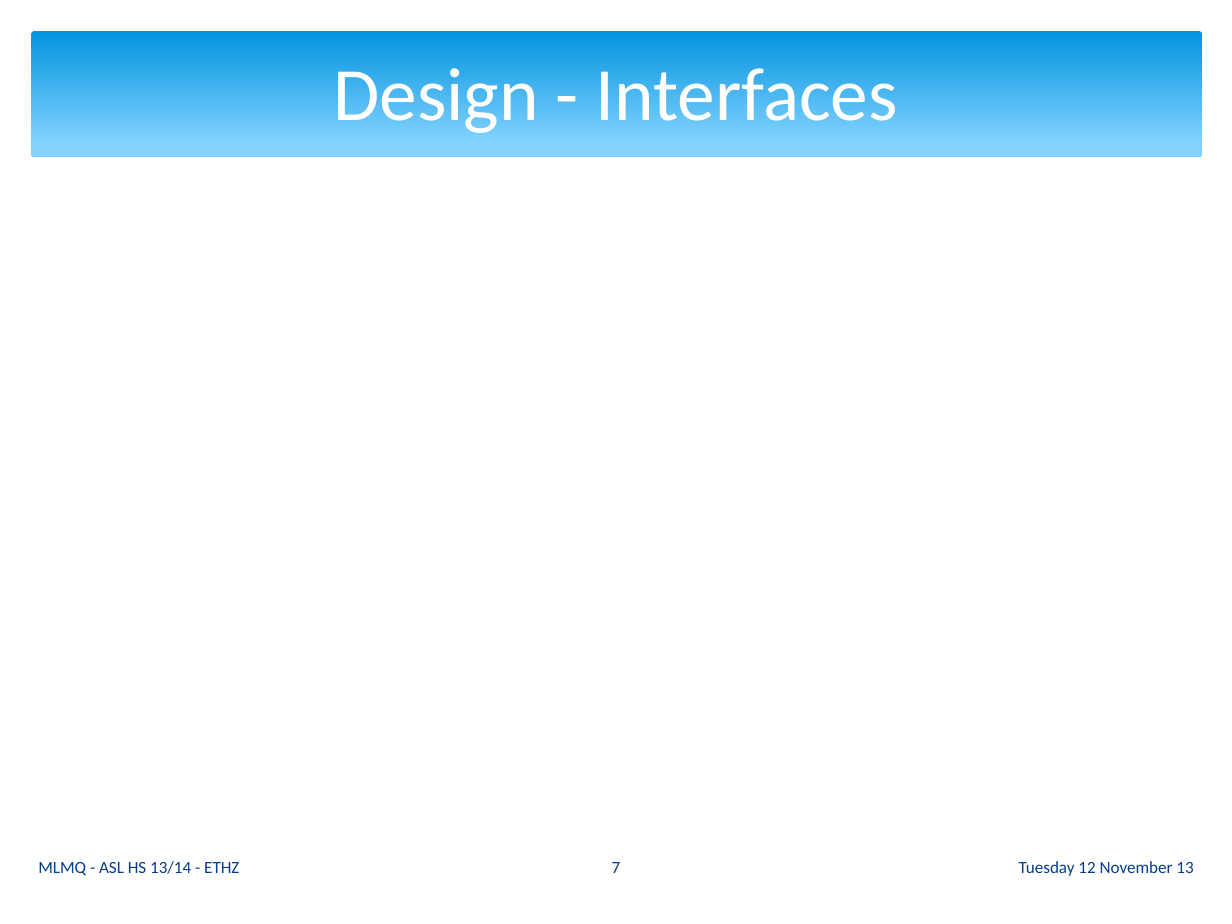
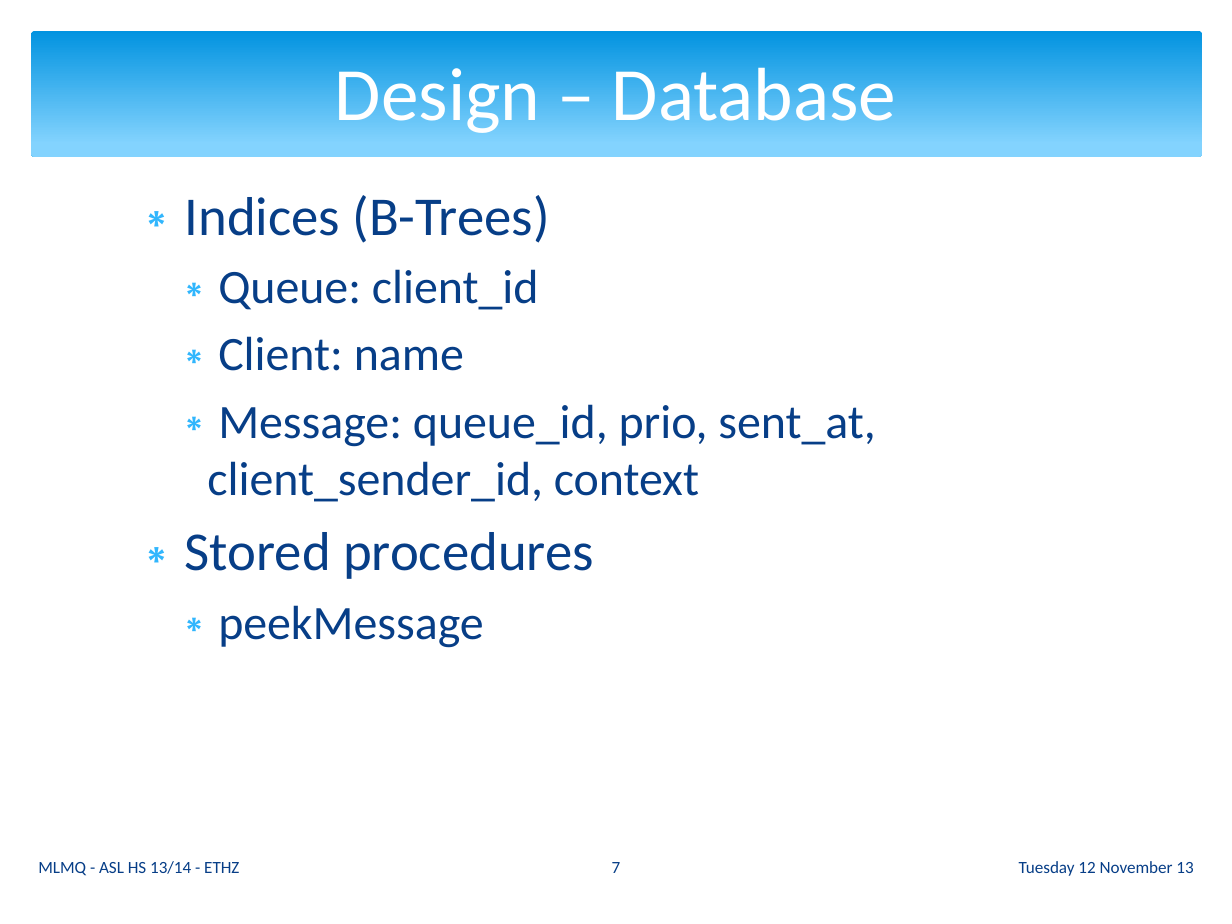
Before and after one commit to ganzm/AdvancedSystemsLab2013, a slide deck: slide 7 of doc/presentations/03 Milestone Presentation/mlmq.pptx. Drawn at 1232x924 pixels with LibreOffice and Linux fonts; fonts in the diff are those of the drawing. Boxes give left, top, right and bottom in pixels: in the first picture for what was removed or moved away, otherwise in the second. Text is boxed around its words. In the diff, an @@ line names an element or a change of style, - is before the commit and + after.

Commit message:
ppt

```diff
--- a/doc/presentations/03 Milestone Presentation/mlmq.pptx
+++ b/doc/presentations/03 Milestone Presentation/mlmq.pptx
@@ title at (335, 58, 896, 133): text changed @@
-Design - Interfaces
+Design – Database
@@ text added at (185, 195, 875, 648), 28 pt, text #073E87 @@
+∗ Indices (B-Trees)
+  ∗ Queue: client_id
+  ∗ Client: name
+  ∗ Message: queue_id, prio, sent_at, client_sender_id, context
+∗ Stored procedures
+  ∗ peekMessage
```
Also in this commit, not shown: 6 other slides changed, 1 slide added.
